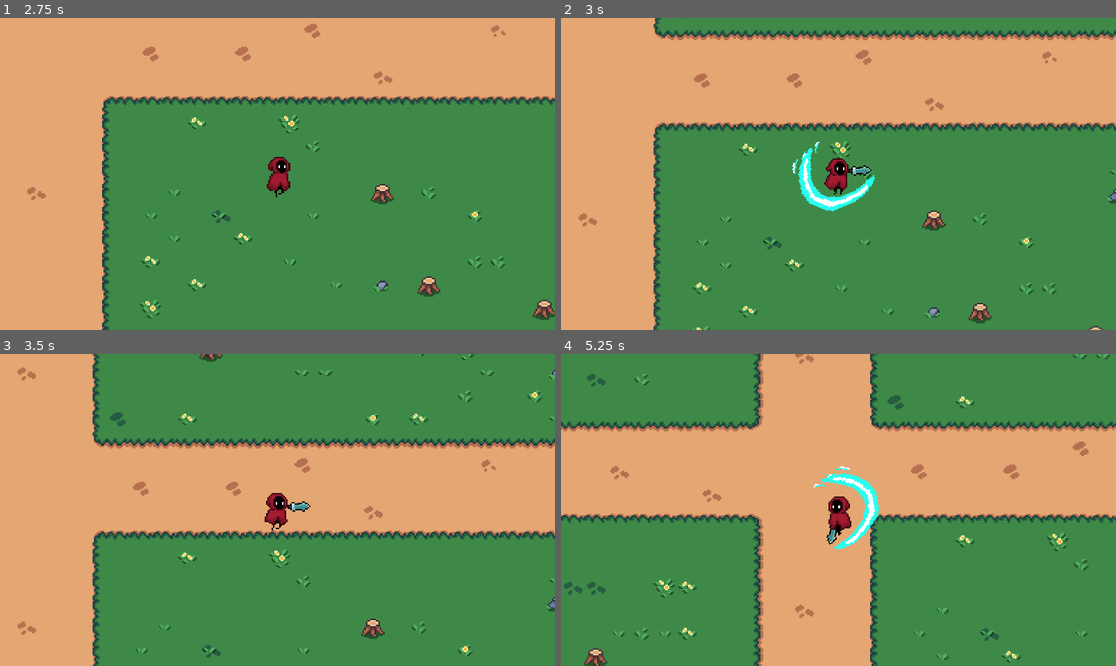
Above: before the commit, frames 1-4 (two rows, left to right).
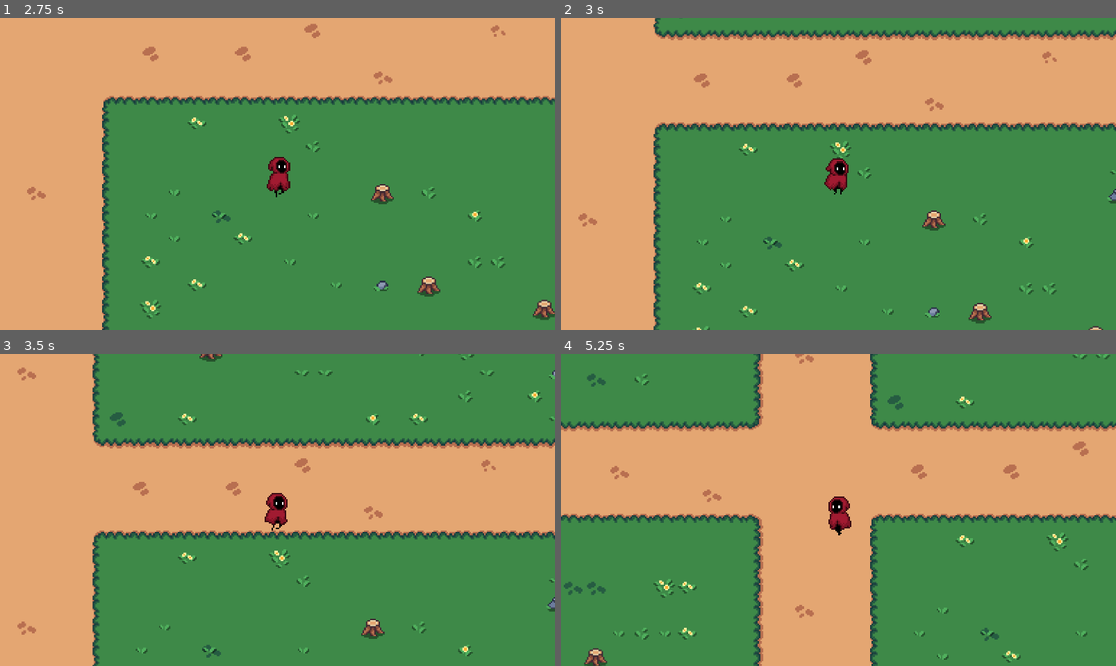
Above: after the commit, the same moments.

Repository: Jerga99/godot-2d-game-course
Game: Godot game, scene res://scenes/play_scene.tscn
Two runs of this game, one before a commit and one after it. Both use one fixed random seed, a clock stepped at 60 frames per second and the inputs below.
Inputs (mouse positions are in pixels of both pictures, inside the frame that each line leads up to):
- Up to frame 1 (2.75 s): move the mouse to (399, 158) at 0.52 s; hold D (right) 0.53-1.28 s; tap 1 (ability_1) at 0.6 s; move the mouse to (166, 189) at 1.27 s; hold S (down) 1.28-2.03 s; tap 2 (ability_2) at 1.35 s; move the mouse to (333, 105) at 2.02 s; hold D (right) from 2.03 s (still down); tap 3 (ability_3) at 2.1 s
- Up to frame 2 (3 s): move the mouse to (810, 236) at 2.77 s; release D (right) at 2.78 s; hold W (up) from 2.78 s (still down); tap 1 (ability_1) at 2.85 s
- Up to frame 3 (3.5 s): keep holding W (up)
- Up to frame 4 (5.25 s): move the mouse to (1005, 556) at 3.52 s; release W (up) at 3.53 s; hold A (left) 3.53-5.03 s; tap 2 (ability_2) at 3.6 s; move the mouse to (672, 463) at 4.27 s; tap 3 (ability_3) at 4.35 s; move the mouse to (866, 510) at 5.02 s; hold S (down) from 5.03 s (still down); tap 1 (ability_1) at 5.1 s

Frame 1 is identical in both runs. In frame 2, 0.9% of the frame differs, in the area x 41-57%, y 39-63%; in frame 3, less than 0.1%; in frame 4, 0.8%.

Commit message:
Add ability cooldown

Diff:
--- a/scripts/ability/core/ability.gd
+++ b/scripts/ability/core/ability.gd
@@ -1,5 +1,7 @@
 class_name Ability
 extends Node
+
+@export var cooldown: float = 2.0
 
 func activate(entity: Entity):
 	var context = AbilityContext.new(entity, self)
--- a/scripts/ability/core/ability_controller.gd
+++ b/scripts/ability/core/ability_controller.gd
@@ -23,4 +23,9 @@
 		print("Ability not found!")
 		return
 
+	if cooldowns.get(ability, 0.0) > 0.0:
+		print(ability.name + " is on cooldown!")
+		return
+
 	ability.activate(entity)
+	cooldowns[ability] = ability.cooldown
